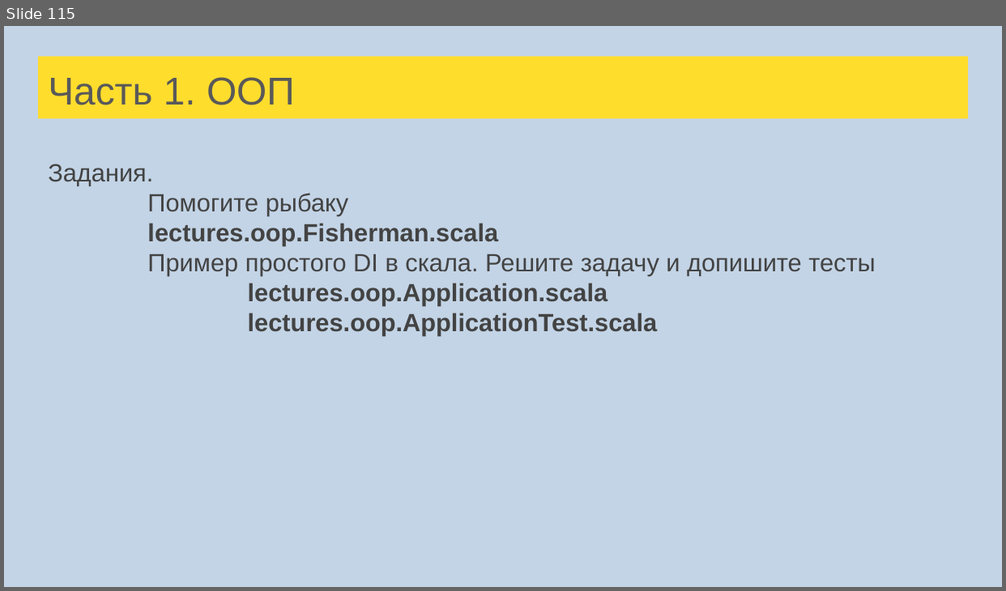
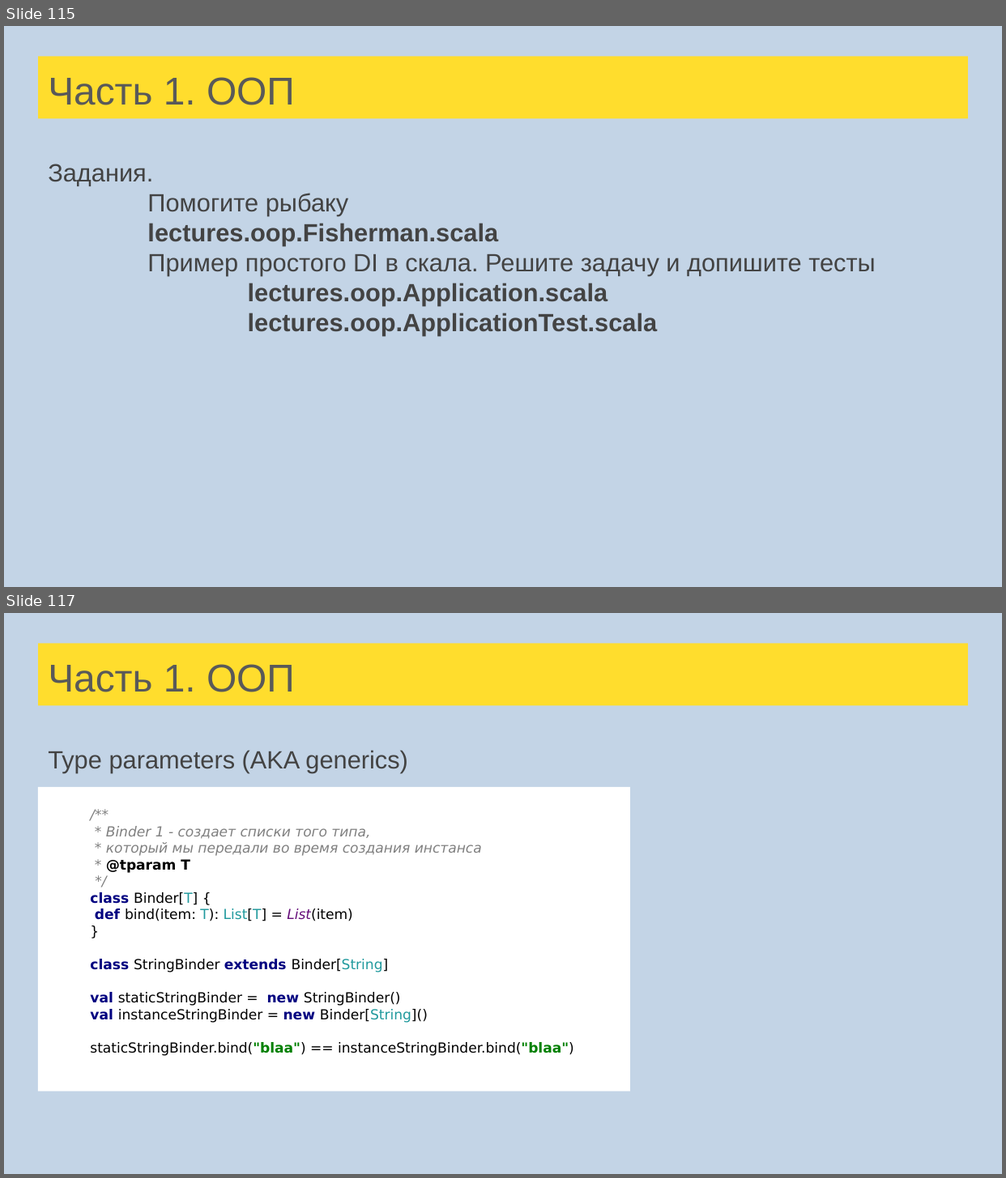
Before and after one commit to sergeypopov83/scala-school, a slide deck: src/main/resources/Лекции Scala для FinTech.pptx. Shown one above the other, each under a label of ours: slide 115 before the commit, slides 115 and 117 after it; the slides between them are not shown. The pictures are 1006x591 and 1006x1178 pixels, drawn with LibreOffice and Linux fonts; fonts in the diff are those of the drawing. Boxes give left, top, right and bottom in pixels: in the first picture for what was removed or moved away, otherwise in the second. Text is boxed around its words. In the diff, an @@ line names an element or a change of style, - is before the commit and + after.

Commit message:
Briefs + Lecture +  Type parameters  + TP example

```diff
--- a/src/main/resources/Лекции Scala для FinTech.pptx
+++ b/src/main/resources/Лекции Scala для FinTech.pptx
@@ slide 117 added at [4, 613, 1002, 1174], background #C3D4E6 @@
@@ title added at [38, 643, 968, 706], fill #FFDD2D, 28 pt, text #595959 @@
+Часть 1. ООП
@@ text added at [48, 750, 408, 773], 18 pt, text #434343 @@
+Type parameters (AKA generics)
@@ rectangle added at [38, 788, 629, 1092], fill #FFFFFF, 10 pt, text #000000 @@
+/**
+* Binder 1 - создает списки того типа,
+* который мы передали во время создания инстанса
+* @tparam T
+*/
+class Binder[T] {
+def bind(item: T): List[T] = List(item)
+}
+class StringBinder extends Binder[String]
+val staticStringBinder = new StringBinder()
+val instanceStringBinder = new Binder[String]()
+staticStringBinder.bind("blaa") == instanceStringBinder.bind("blaa")
```
Also in this commit, not shown: 4 slides changed, 10 other slides added, 13 other files.
